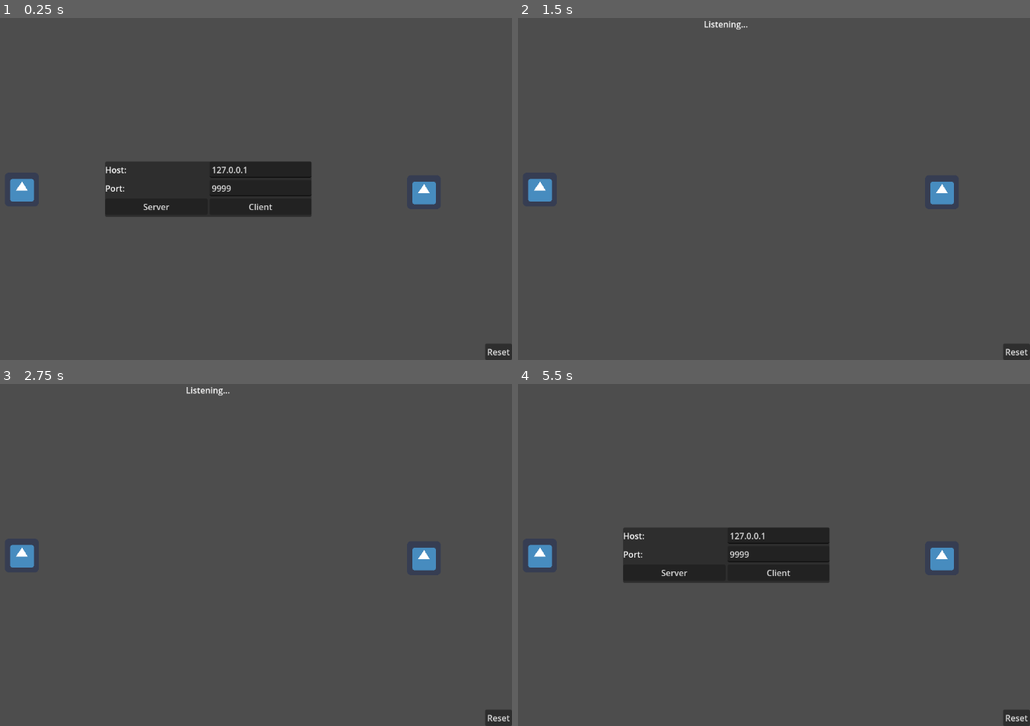
Above: before the commit, frames 1-4 (two rows, left to right).
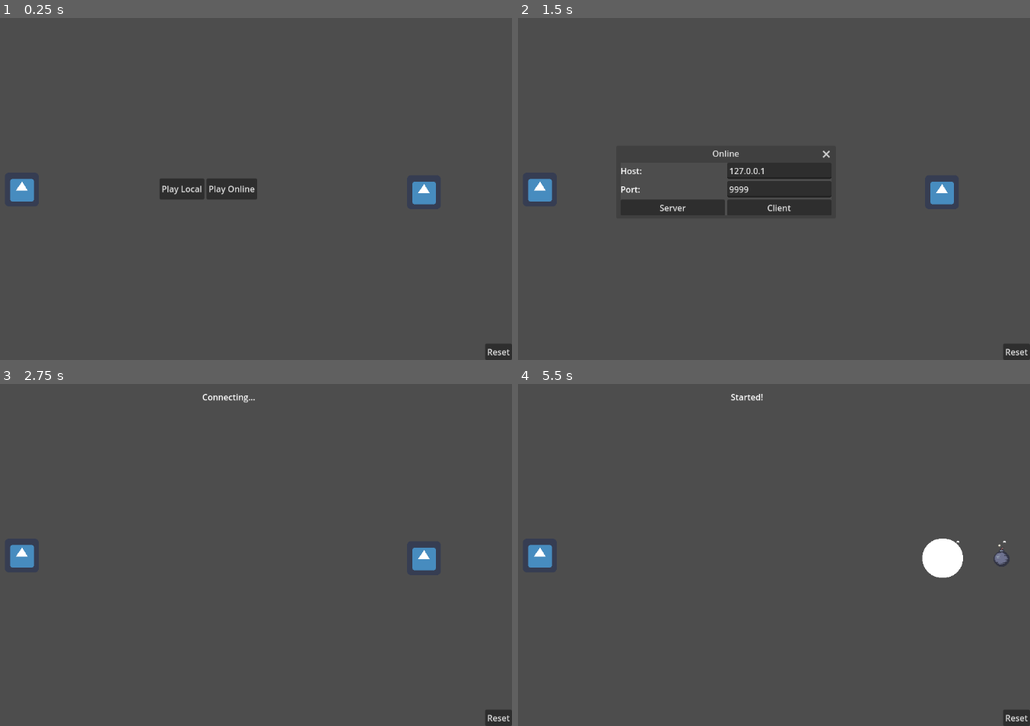
Above: after the commit, the same moments.

Repository: DanielFaw/Rollback-Netcode-Godot4
Game: Godot game, scene res://main.tscn
Two runs of this game, one before a commit and one after it. Both use one fixed random seed, a clock stepped at 60 frames per second and the inputs below. The engine's default icon, where the game draws it, is replaced by a stand-in: a white triangle on a blue panel in a dark square.
Inputs (mouse positions are in pixels of both pictures, inside the frame that each line leads up to):
- Up to frame 1 (0.25 s): no input
- Up to frame 2 (1.5 s): click (671, 206) at 0.5 s, where only the run before the commit has a clickable "Server"; click (748, 189) at 1.25 s, where only the run after the commit has a clickable "Play Online"
- Up to frame 3 (2.75 s): click (261, 572) at 2 s, where only the run after the commit has a clickable "Client"
- Up to frame 4 (5.5 s): click "Reset" at 2.75 s; click (697, 555) at 3.5 s, where only the run after the commit has a clickable "Play Local"; tap Enter (ui_accept) at 4.25, 4.35, 4.52, 4.82, 5.1, 5.27 s; move the mouse to (861, 537) at 4.27 s; hold Right (ui_right) 4.28-5.03 s; click (861, 537) at 4.42 s; move the mouse to (605, 572) at 5.02 s; hold Down (ui_down) from 5.03 s (still down)

The runs differ from the first frame. In frame 1, 5.4% of the frame differs, in the area x 20-61%, y 42-59%; in frame 2, 3.9%; in frame 3, 0.2%; in frame 4, 7.3%, in the area x 20-96%, y 2-59%.

Commit message:
Updated for part 6

Diff:
--- a/main.gd
+++ b/main.gd
@@ -1,6 +1,9 @@
 extends Node2D
 
-@export var connection_panel : PanelContainer
+const dummy_network_adapter = preload("res://addons/godot-rollback-netcode/DummyNetworkAdaptor.gd")
+
+@export var main_menu : HBoxContainer
+@export var connection_panel : Window
 @export var host_field : LineEdit
 @export var port_field : LineEdit
 @export var message_label : Label
@@ -8,6 +11,9 @@
 @export var client_button : Button
 @export var reset_button : Button
 @export var sync_lost_label : Label
+
+@export var online_button : Button
+@export var local_button : Button
 
 const LOG_FILE_DIRECTORY = "user://detailed_logs"
 var logging_enabled := true
@@ -17,6 +23,8 @@
 	server_button.pressed.connect(server_pressed)
 	client_button.pressed.connect(client_pressed)
 	reset_button.pressed.connect(reset_pressed)
+	online_button.pressed.connect(online_pressed)
+	local_button.pressed.connect(local_pressed)
 
 	multiplayer.peer_connected.connect(on_peer_connected)
 	multiplayer.peer_disconnected.connect(on_peer_disconnected)
@@ -35,6 +43,7 @@
 	peer.create_server(port_field.text.to_int(), 1)
 	multiplayer.multiplayer_peer = peer
 	connection_panel.visible = false
+	main_menu.visible = false
 	message_label.text = "Listening..."
 	pass
 
@@ -43,6 +52,7 @@
 	peer.create_client(host_field.text, port_field.text.to_int())
 	multiplayer.multiplayer_peer = peer
 	connection_panel.visible = false
+	main_menu.visible = false
 	message_label.text = "Connecting..."
 	pass
 
@@ -54,6 +64,21 @@
 		peer.close()
 	get_tree().reload_current_scene()
 	pass
+
+func online_pressed():
+	connection_panel.popup_centered()
+	SyncManager.reset_network_adaptor()
+
+	pass
+
+func local_pressed():
+	main_menu.visible = false
+	$ClientPlayer.input_prefix = "player2_"
+	SyncManager.network_adaptor = dummy_network_adapter.new()
+	SyncManager.start()
+	pass
+
+
 
 func on_peer_connected(peer_id : int):
 	message_label.text = "Connected!"
@@ -131,5 +156,6 @@
 
 func setup_match_for_replay(my_peer_id : int, peer_ids : Array, match_info : Dictionary):
 	connection_panel.visible = false
+	main_menu.visible = false
 	reset_button.visible = false
 	pass
--- a/main.tscn
+++ b/main.tscn
@@ -3,8 +3,9 @@
 [ext_resource type="Script" path="res://main.gd" id="1_lri6u"]
 [ext_resource type="PackedScene" uid="uid://b6mfcw4m748ow" path="res://player.tscn" id="2_p8hca"]
 
-[node name="Main" type="Node2D" node_paths=PackedStringArray("connection_panel", "host_field", "port_field", "message_label", "server_button", "client_button", "reset_button", "sync_lost_label")]
+[node name="Main" type="Node2D" node_paths=PackedStringArray("main_menu", "connection_panel", "host_field", "port_field", "message_label", "server_button", "client_button", "reset_button", "sync_lost_label", "online_button", "local_button")]
 script = ExtResource("1_lri6u")
+main_menu = NodePath("CanvasLayer/MainMenu")
 connection_panel = NodePath("CanvasLayer/ConnectionPanel")
 host_field = NodePath("CanvasLayer/ConnectionPanel/GridContainer/HostField")
 port_field = NodePath("CanvasLayer/ConnectionPanel/GridContainer/PortField")
@@ -13,24 +14,43 @@
 client_button = NodePath("CanvasLayer/ConnectionPanel/GridContainer/ClientButton")
 reset_button = NodePath("CanvasLayer/ResetButton")
 sync_lost_label = NodePath("CanvasLayer/SyncLostLabel")
+online_button = NodePath("CanvasLayer/MainMenu/OnlineButton")
+local_button = NodePath("CanvasLayer/MainMenu/LocalButton")
 
 [node name="CanvasLayer" type="CanvasLayer" parent="."]
 
-[node name="ConnectionPanel" type="PanelContainer" parent="CanvasLayer"]
+[node name="MainMenu" type="HBoxContainer" parent="CanvasLayer"]
 anchors_preset = 8
 anchor_left = 0.5
 anchor_top = 0.5
 anchor_right = 0.5
 anchor_bottom = 0.5
-offset_left = -195.5
-offset_top = -52.5
-offset_right = 195.5
-offset_bottom = 52.5
+offset_left = -92.5
+offset_top = -20.0
+offset_right = 92.5
+offset_bottom = 20.0
 grow_horizontal = 2
 grow_vertical = 2
 
+[node name="LocalButton" type="Button" parent="CanvasLayer/MainMenu"]
+layout_mode = 2
+text = "Play Local"
+
+[node name="OnlineButton" type="Button" parent="CanvasLayer/MainMenu"]
+layout_mode = 2
+text = "Play Online"
+
+[node name="ConnectionPanel" type="Window" parent="CanvasLayer"]
+title = "Online"
+size = Vector2i(400, 100)
+visible = false
+
 [node name="GridContainer" type="GridContainer" parent="CanvasLayer/ConnectionPanel"]
-layout_mode = 2
+anchors_preset = 15
+anchor_right = 1.0
+anchor_bottom = 1.0
+grow_horizontal = 2
+grow_vertical = 2
 columns = 2
 
 [node name="HostLabel" type="Label" parent="CanvasLayer/ConnectionPanel/GridContainer"]
@@ -66,7 +86,10 @@
 [node name="MessageLabel" type="Label" parent="CanvasLayer"]
 anchors_preset = 10
 anchor_right = 1.0
-offset_bottom = 23.0
+offset_left = 40.0
+offset_top = 13.0
+offset_right = 40.0
+offset_bottom = 36.0
 grow_horizontal = 2
 size_flags_vertical = 0
 horizontal_alignment = 1
--- a/player.gd
+++ b/player.gd
@@ -1,7 +1,7 @@
 extends Node2D
 
 const bomb = preload("res://bomb.tscn")
-
+var input_prefix := "player1_"
 var speed := 0.0
 
 func _ready():
@@ -12,11 +12,11 @@
 	pass
 
 func _get_local_input() -> Dictionary:
-	var input_vector = Input.get_vector("ui_left", "ui_right", "ui_up", "ui_down")
+	var input_vector = Input.get_vector(input_prefix + "left", input_prefix + "right", input_prefix + "up",input_prefix + "down")
 	var input := {}
 	if input_vector != Vector2.ZERO:
 		input["input_vector"] = input_vector
-	if Input.is_action_just_pressed("ui_accept"):
+	if Input.is_action_just_pressed(input_prefix + "bomb"):
 		input["drop_bomb"] = true
 	return input
 
--- a/project.godot
+++ b/project.godot
@@ -36,6 +36,56 @@
 "events": [Object(InputEventKey,"resource_local_to_scene":false,"resource_name":"","device":0,"window_id":0,"alt_presse …(181 unchanged characters)…
 ]
 }
+player1_up={
+"deadzone": 0.5,
+"events": [Object(InputEventKey,"resource_local_to_scene":false,"resource_name":"","device":-1,"window_id":0,"alt_pressed":false,"shift_pressed":false,"ctrl_pressed":false,"meta_pressed":false,"pressed":false,"keycode":0,"physical_keycode":87,"key_label":0,"unicode":119,"echo":false,"script":null)
+]
+}
+player1_down={
+"deadzone": 0.5,
+"events": [Object(InputEventKey,"resource_local_to_scene":false,"resource_name":"","device":-1,"window_id":0,"alt_pressed":false,"shift_pressed":false,"ctrl_pressed":false,"meta_pressed":false,"pressed":false,"keycode":0,"physical_keycode":83,"key_label":0,"unicode":115,"echo":false,"script":null)
+]
+}
+player1_right={
+"deadzone": 0.5,
+"events": [Object(InputEventKey,"resource_local_to_scene":false,"resource_name":"","device":-1,"window_id":0,"alt_pressed":false,"shift_pressed":false,"ctrl_pressed":false,"meta_pressed":false,"pressed":false,"keycode":0,"physical_keycode":68,"key_label":0,"unicode":100,"echo":false,"script":null)
+]
+}
+player1_left={
+"deadzone": 0.5,
+"events": [Object(InputEventKey,"resource_local_to_scene":false,"resource_name":"","device":-1,"window_id":0,"alt_pressed":false,"shift_pressed":false,"ctrl_pressed":false,"meta_pressed":false,"pressed":false,"keycode":0,"physical_keycode":65,"key_label":0,"unicode":97,"echo":false,"script":null)
+]
+}
+player1_bomb={
+"deadzone": 0.5,
+"events": [Object(InputEventKey,"resource_local_to_scene":false,"resource_name":"","device":-1,"window_id":0,"alt_pressed":false,"shift_pressed":false,"ctrl_pressed":false,"meta_pressed":false,"pressed":false,"keycode":0,"physical_keycode":32,"key_label":0,"unicode":32,"echo":false,"script":null)
+]
+}
+player2_up={
+"deadzone": 0.5,
+"events": [Object(InputEventKey,"resource_local_to_scene":false,"resource_name":"","device":-1,"window_id":0,"alt_pressed":false,"shift_pressed":false,"ctrl_pressed":false,"meta_pressed":false,"pressed":false,"keycode":0,"physical_keycode":4194320,"key_label":0,"unicode":0,"echo":false,"script":null)
+]
+}
+player2_down={
+"deadzone": 0.5,
+"events": [Object(InputEventKey,"resource_local_to_scene":false,"resource_name":"","device":-1,"window_id":0,"alt_pressed":false,"shift_pressed":false,"ctrl_pressed":false,"meta_pressed":false,"pressed":false,"keycode":0,"physical_keycode":4194322,"key_label":0,"unicode":0,"echo":false,"script":null)
+]
+}
+player2_left={
+"deadzone": 0.5,
+"events": [Object(InputEventKey,"resource_local_to_scene":false,"resource_name":"","device":-1,"window_id":0,"alt_pressed":false,"shift_pressed":false,"ctrl_pressed":false,"meta_pressed":false,"pressed":false,"keycode":0,"physical_keycode":4194319,"key_label":0,"unicode":0,"echo":false,"script":null)
+]
+}
+player2_right={
+"deadzone": 0.5,
+"events": [Object(InputEventKey,"resource_local_to_scene":false,"resource_name":"","device":-1,"window_id":0,"alt_pressed":false,"shift_pressed":false,"ctrl_pressed":false,"meta_pressed":false,"pressed":false,"keycode":0,"physical_keycode":4194321,"key_label":0,"unicode":0,"echo":false,"script":null)
+]
+}
+player2_bomb={
+"deadzone": 0.5,
+"events": [Object(InputEventKey,"resource_local_to_scene":false,"resource_name":"","device":-1,"window_id":0,"alt_pressed":false,"shift_pressed":false,"ctrl_pressed":false,"meta_pressed":false,"pressed":false,"keycode":0,"physical_keycode":4194309,"key_label":0,"unicode":0,"echo":false,"script":null)
+]
+}
 
 [network]
 
